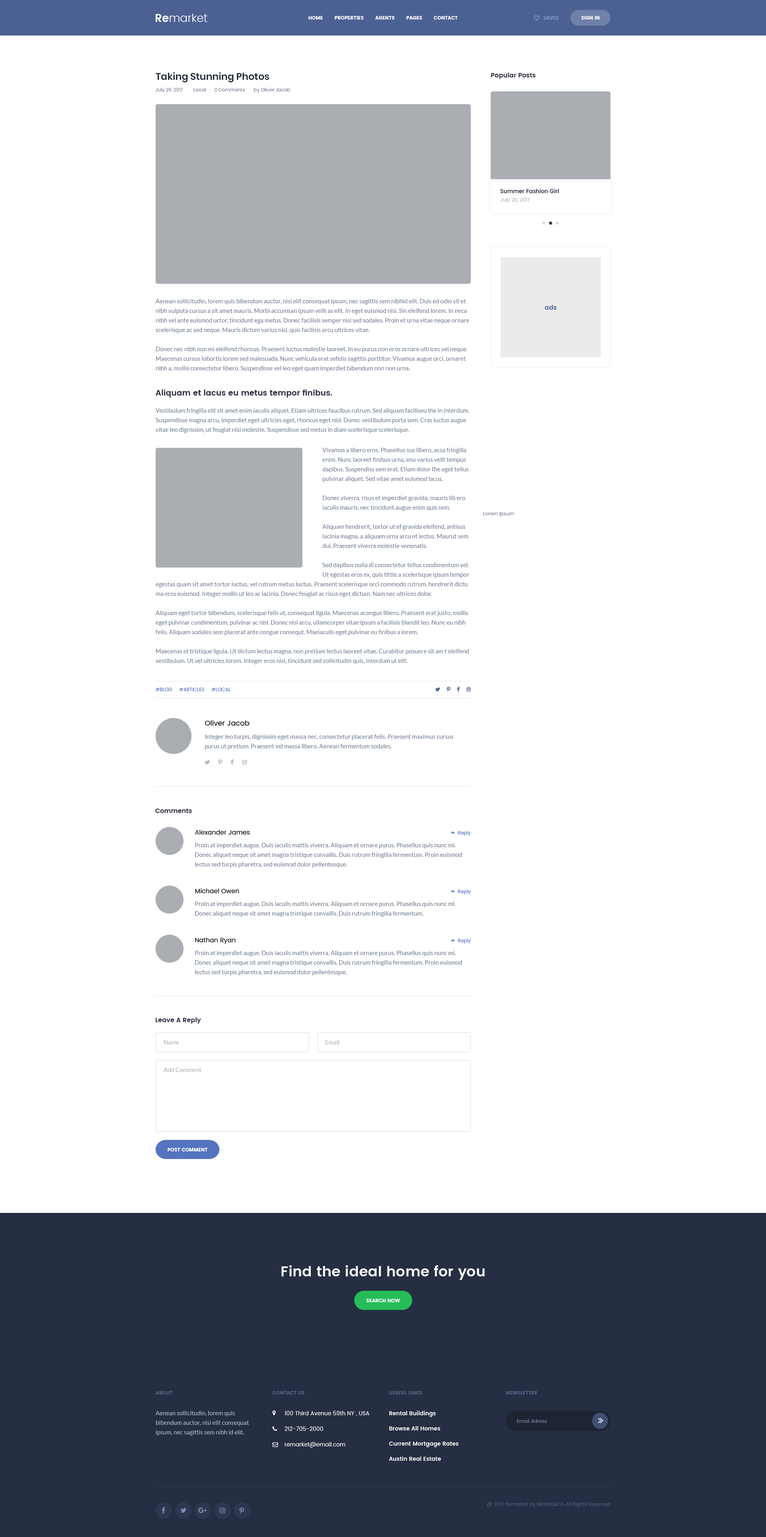
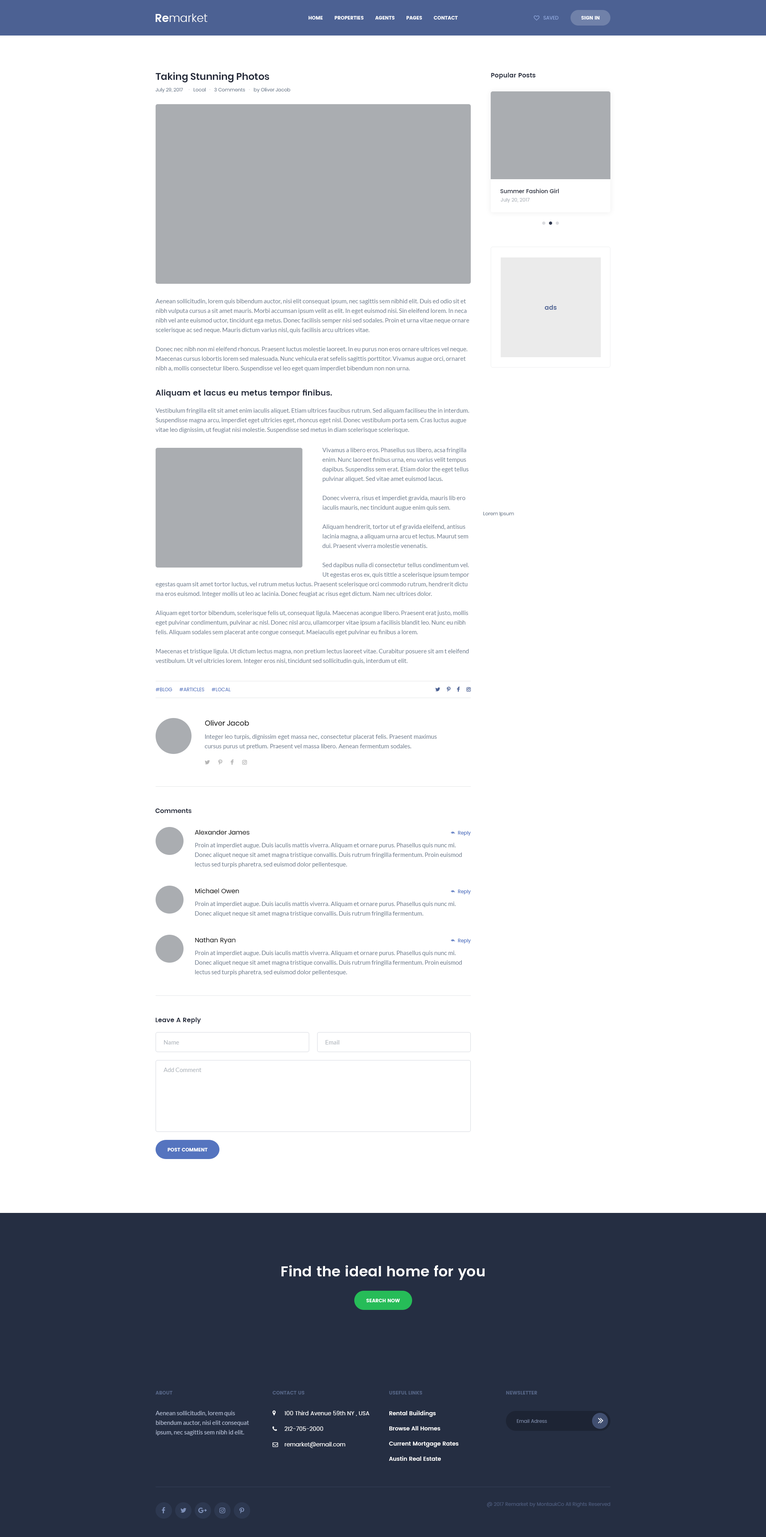
Before/after of a 766px x 1537px layered artwork. What changed in the layer stack:
painted on "Oliver Jacob" over [204, 719, 250, 726]
painted on "Integer leo turpis, dignissim eget massa nec, consectetur place" over [204, 734, 454, 750]
painted on "Comments" (2nd of 2, in "Comments") over [155, 808, 192, 813]
painted on "Alexander James" (2nd of 2, in "Comments" › "Alexander James") over [194, 829, 250, 835]
